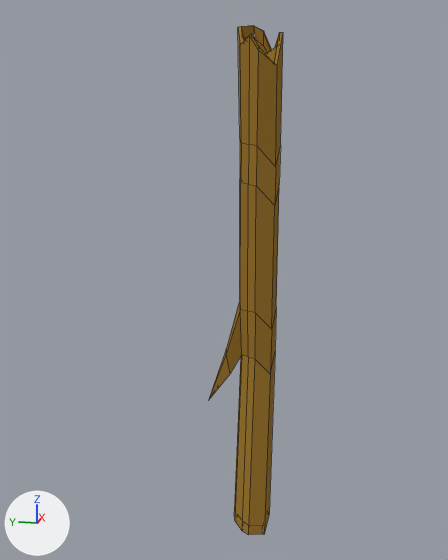
A saved change to the Blender file starman/starman/res/model/ax/ax.blend.
One viewpoint serves both versions: a 50 mm lens placed at (-0.78, -0.11, 0.375), pointed at (0.037, 0.054, 0.17). The axes (+X, +Y, +Z) are drawn at lower left. The lights are the same throughout. Mesh edges are drawn as thin lines.

Before the edit, the objects in view are built like this:
```python
me_log_big_knotty_cylinder_017 = bpy.data.meshes.new('Log_big_knotty_Cylinder.017')
me_log_big_knotty_cylinder_017.from_pydata(...)  # 103 vertices, 104 faces; spans x -0.036..0.113, y -0.18..0.495, z -0.071..0.025
me_log_big_knotty_cylinder_017.materials.append(mat_allcolors_material)  # its picture is missing
ob_log_big_knotty_cylinder_017 = bpy.data.objects.new('Log_big_knotty_Cylinder.017', me_log_big_knotty_cylinder_017)
ob_log_big_knotty_cylinder_017.location = (0.0, 0.0, 0.0)
ob_log_big_knotty_cylinder_017.rotation_euler = (1.571, 0.0, 0.0)  # degrees (90, 0, 0)
```
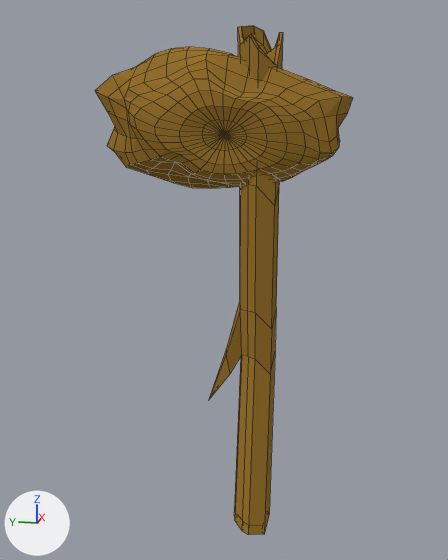
Diff of the bpy script that builds the scene:
```diff
--- a/starman/starman/res/model/ax/ax.blend.py
+++ b/starman/starman/res/model/ax/ax.blend.py
@@ me_sphere @@
+me_sphere.from_pydata(...)  # 482 vertices, 512 faces; spans x 0.02..0.083, y -0.106..0.214, z 0.29..0.46
+me_sphere.materials.append(mat_allcolors_material)  # its picture is missing
@@ ob_sphere @@
+ob_sphere = bpy.data.objects.new('Sphere', me_sphere)
+ob_sphere.location = (-0.063, -0.003, 0.009)
```

Boxes [x1, y1, x2, y2] around the edits, measured in the pictures (448 x 560 px):
'Sphere', added (brown): after [95, 47, 353, 188]
